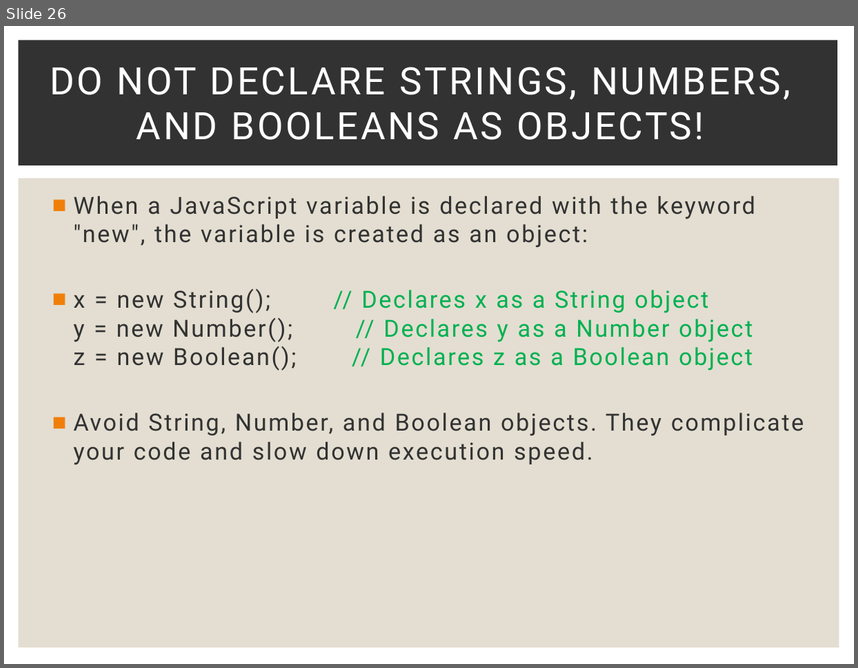
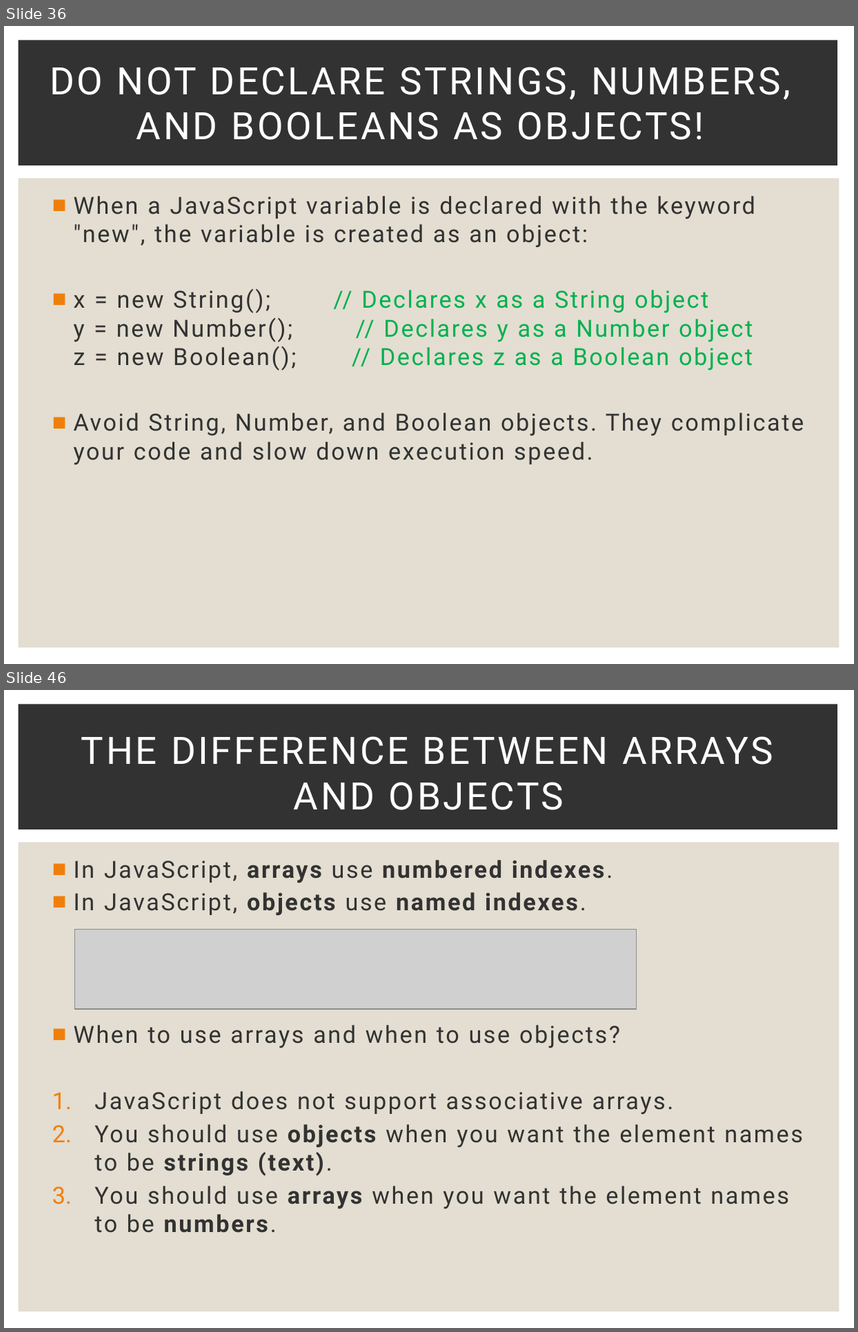
Before and after one commit to Karamihova/Fundamentals-JS, a slide deck: Programming Prep.pptx. Shown one above the other, each under a label of ours: slide 26 before the commit, slides 36 and 46 after it; the slides between them are not shown. The pictures are 858x668 and 858x1332 pixels, drawn with LibreOffice and Linux fonts; fonts in the diff are those of the drawing; grey boxes stand for pictures. Boxes give left, top, right and bottom in pixels: in the first picture for what was removed or moved away, otherwise in the second. Text is boxed around its words. In the diff, an @@ line names an element or a change of style, - is before the commit and + after.

```diff
--- a/Programming Prep.pptx
+++ b/Programming Prep.pptx
@@ slide 46 added at [4, 690, 854, 1328], background #FFFFFF; not listed: 2 template elements that a slide beside it also shows @@
@@ title added at [81, 736, 773, 810], 32 pt, text #FFFFFF @@
+THE DIFFERENCE BETWEEN ARRAYS AND OBJECTS
@@ text added at [74, 860, 803, 1232], 20 pt, text #323232 @@
+■ In JavaScript, arrays use numbered indexes.
+■ In JavaScript, objects use named indexes.
+■ When to use arrays and when to use objects?
+1. JavaScript does not support associative arrays.
+2. You should use objects when you want the element names to be strings (text).
+3. You should use arrays when you want the element names to be numbers.
@@ picture added at [74, 929, 635, 1009] @@
@@ what was slide 26 is now slide 36 @@
```
Also in this commit, not shown: 20 other slides added, 1 slide removed.
